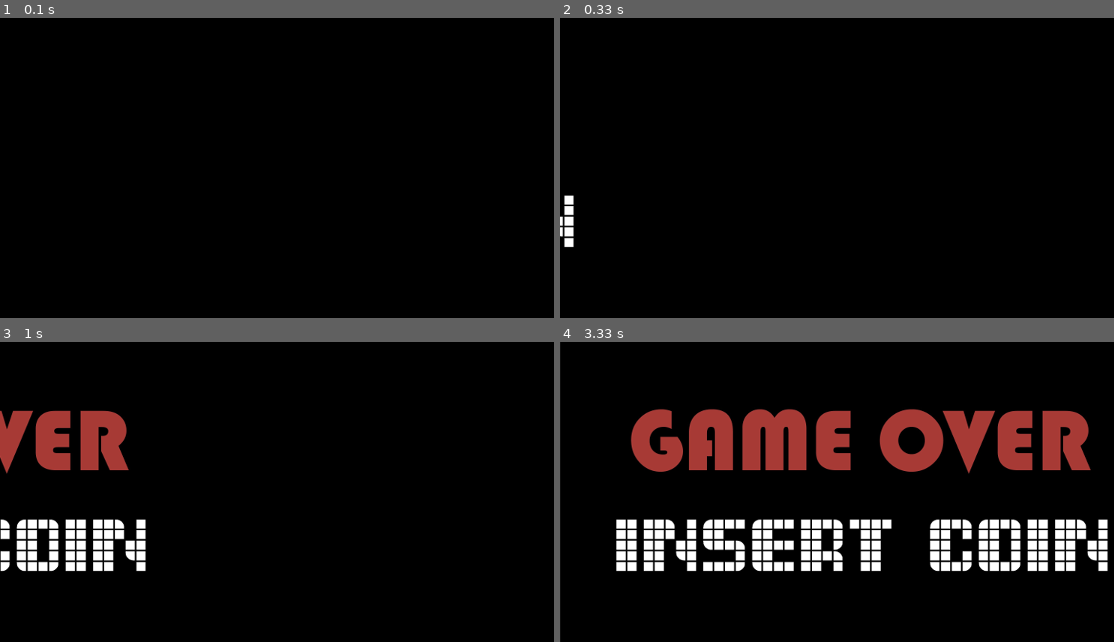
Above: before the commit, frames 1-4 (two rows, left to right).
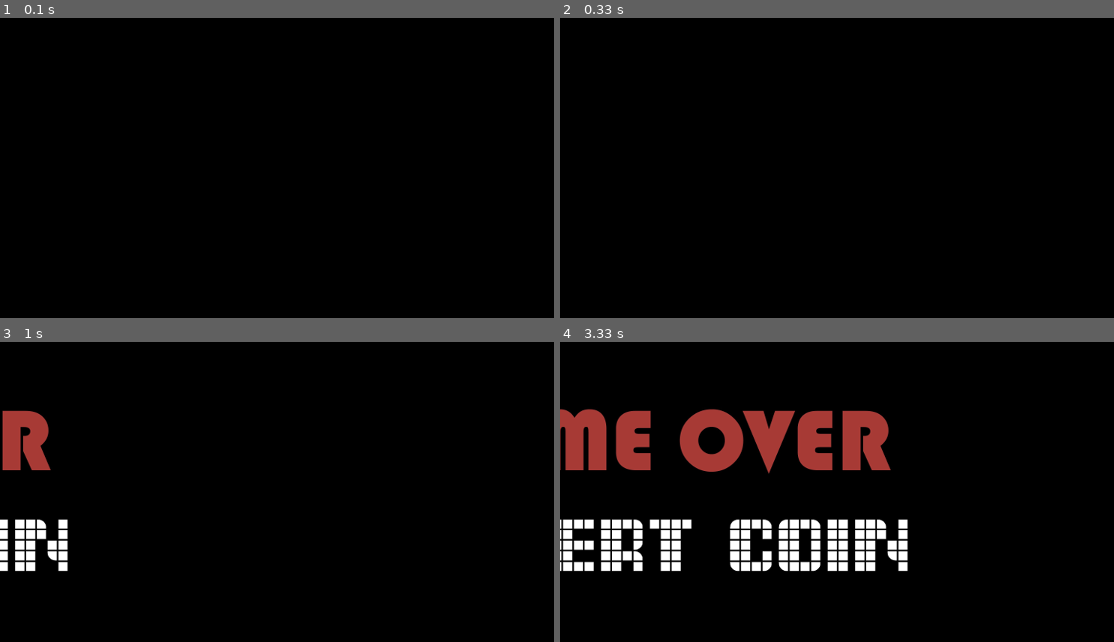
Above: after the commit, the same moments.

Repository: KsenyaShestakova/pygame
Game: pygame game, started from game over.py
Same seed, same stepped clock (60 frames per second), same inputs: the game is played once before the commit and once after it.
Inputs:
- Up to frame 1 (0.1 s): no input
- Up to frame 2 (0.33 s): no input
- Up to frame 3 (1 s): no input
- Up to frame 4 (3.33 s): no input

Frame 1 is identical in both runs. In frame 2, 0.3% of the frame differs, in the area x 0-3%, y 59-77%; in frame 3, 5.6%; in frame 4, 23%, in the area x 0-99%, y 22-77%.

Commit message:
Game over

Diff:
--- a/game over.py
+++ b/game over.py
@@ -24,7 +24,7 @@
 
 screen = pygame.display.set_mode(size)
 clock = pygame.time.Clock()
-fps = 60
+fps = 200
 running = True
 
 x, y = -600, 0
@@ -37,7 +37,7 @@
             running = False
 
     if x < 0:
-        x += 3.3
+        x += 1
 
     screen.fill((0, 0, 0))
     screen.blit(img, (int(x), y))
